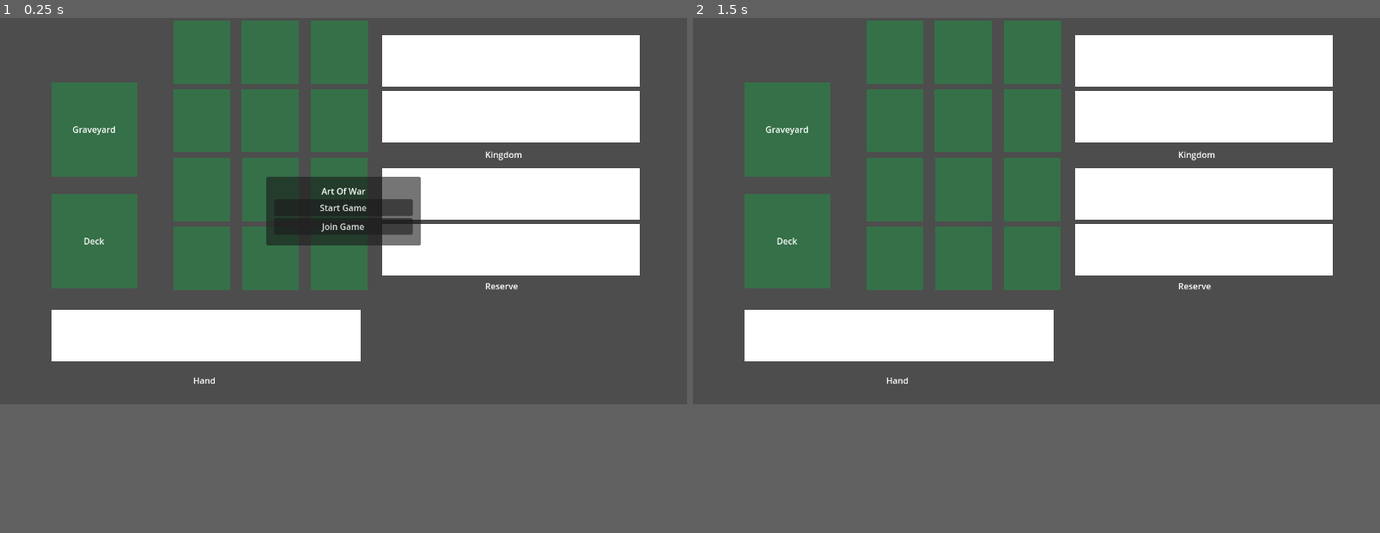
Above: before the commit, frames 1-2 (left to right).
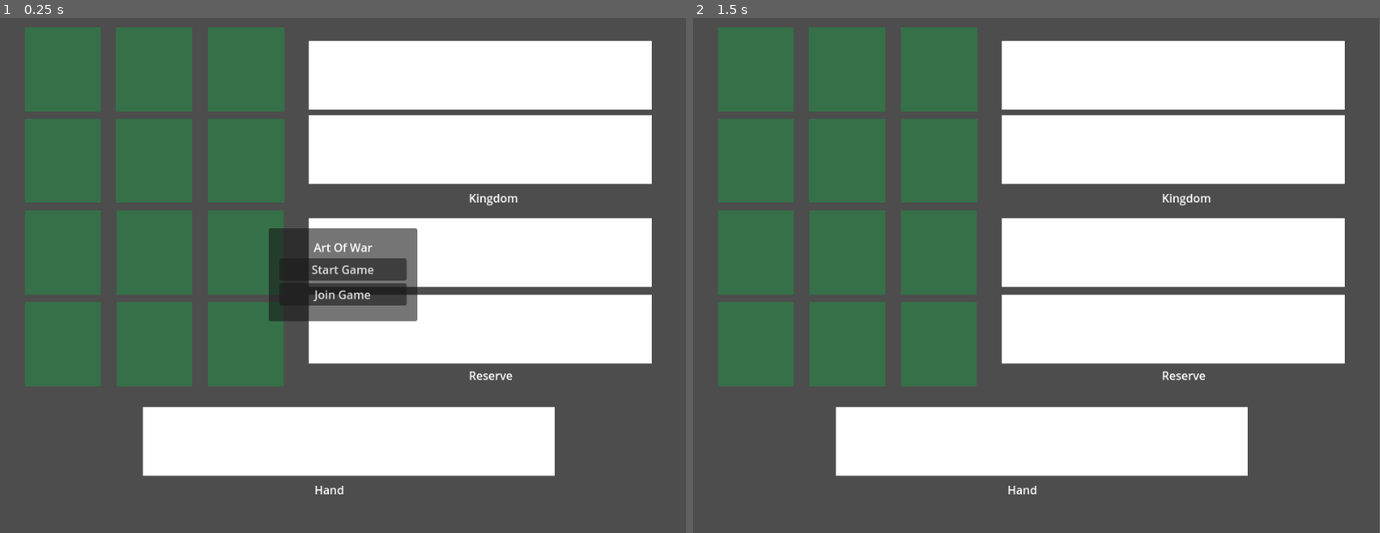
Above: after the commit, the same moments.

Repository: stfufane/Art-Of-War
Game: Godot game, scene res://screens/board.tscn
The game is run twice, just before and just after one commit, with the same random seed, the same clock (stepped at 60 frames per second) and the same inputs. Before the commit the project has no main scene; this scene is started directly in both runs.
Inputs (mouse positions are in pixels of both pictures, inside the frame that each line leads up to):
- Up to frame 1 (0.25 s): no input
- Up to frame 2 (1.5 s): click "Start Game" at 0.5 s; tap Enter at 1.25 s; move the mouse to (1187, 193) at 1.27 s; press the mouse at (1187, 193) at 1.28 s
In our replay, the window is 800x450 before the commit and 799x600 after it. These sizes can differ from the game's own. Grey fills any space a smaller window leaves; there, only what the larger window draws over its background counts as a difference.

The runs differ from the first frame. In frame 1, 46% of the frame differs, in the area x 3-95%, y 0-93%; in frame 2, 44%.

Commit message:
[States] Start a basic state machine to handle turns

Diff:
--- a/model/Game.gd
+++ b/model/Game.gd
@@ -26,23 +26,33 @@
 	CardType.UnitType.Monk: 0
 }
 
-enum States {
+enum State {
 	WAITING_FOR_PLAYER,
 	INIT_BATTLEFIELD,
 	INIT_RESERVE,
-	PLAYER_ACTION_CHOICE,
-	PLAYER_RECRUIT,
-	PLAYER_SUPPORT,
-	PLAYER_ATTACK,
-	PLAYER_ADD_TO_KINGDOM,
-	ENEMY_TURN,
-	ENEMY_SUPPORT,
-	ENEMY_ATTACK,
+	ACTION_CHOICE,
+	RECRUIT,
+	SUPPORT,
+	ATTACK,
+	FINISH_TURN,
 }
+
+const INSTRUCTIONS: Dictionary = {
+	State.WAITING_FOR_PLAYER: "Enemy is playing.",
+	State.INIT_BATTLEFIELD: "Place a unit on the battlefield.",
+	State.INIT_RESERVE: "Place a unit in your reserve.",
+	State.ACTION_CHOICE: "Choose an action.",
+	State.RECRUIT: "Recruit a unit.",
+	State.SUPPORT: "Use a unit as support.",
+	State.ATTACK: "Attack an enemy unit.",
+	State.FINISH_TURN: "Add a unit to your kingdom.",
+}
+
+var state_init_methods: Dictionary = {}
 
 var card_scene = preload("res://scenes/card.tscn")
 
-var current_state = States.WAITING_FOR_PLAYER
+var current_state = State.WAITING_FOR_PLAYER
 var player_hand: Array[Card] = []
 var picked_card: Card = null
 
@@ -50,6 +60,9 @@
 var enemy_reserve:  Array[Card] = []
 
 var player_deck: Array[CardType.UnitType] = []
+
+# A reference to the board scene to be able to call some of the methods on it.
+var board: Board = null
 
 # The local multiplayer server port
 const PORT = 1234
@@ -71,8 +84,20 @@
 	peer_id = multiplayer.get_unique_id()
 	print("Joined server with peer id: " + str(peer_id))
 
-func setup():
-	current_state = States.INIT_BATTLEFIELD
+func setup(scene_board: Board):
+	current_state = State.WAITING_FOR_PLAYER
+	board = scene_board
+	state_init_methods = {
+		State.WAITING_FOR_PLAYER: null,
+		State.INIT_BATTLEFIELD: board.init_battlefield,
+		State.INIT_RESERVE: board.init_reserve,
+		State.ACTION_CHOICE: null,
+		State.RECRUIT: null,
+		State.SUPPORT: null,
+		State.ATTACK: null,
+		State.FINISH_TURN: null,
+	}
+
 	# First build the deck with 4 of each card.
 	for _i in range(4):
 		player_deck.append(CardType.UnitType.Soldier)
@@ -95,3 +120,42 @@
 	var card_instance = card_scene.instantiate()
 	card_instance.set_unit_type(card_type)
 	return card_instance
+
+func get_next_state() -> State:
+	match current_state:
+		State.INIT_BATTLEFIELD:
+			return State.INIT_RESERVE
+		State.INIT_RESERVE:
+			return State.ACTION_CHOICE
+		# TODO Manage the multiple possible states during a player's turn.
+		State.FINISH_TURN:
+			return State.ACTION_CHOICE
+		_:
+			return State.WAITING_FOR_PLAYER
+
+func start_state(state: State, is_rpc: bool = false):
+	current_state = state
+	board.instruction.text = INSTRUCTIONS[state]
+
+	# Avoid sending RPCs to the server when the server is the one calling this function.
+	if not is_rpc:
+		set_enemy_state.rpc(State.WAITING_FOR_PLAYER)
+
+	var callback = state_init_methods[state]
+	if callback != null:
+		callback.call()
+
+# When a state is finished by the first player, the second player enters the same state.
+# When the second player finishes the state, the first player enters the next state.
+# In both cases the current player waits.
+func end_state():
+	if first_player:
+		set_enemy_state.rpc(current_state)
+	else:
+		set_enemy_state.rpc(get_next_state())
+	current_state = State.WAITING_FOR_PLAYER
+	board.instruction.text = INSTRUCTIONS[current_state]
+
+@rpc("any_peer")
+func set_enemy_state(state: State):
+	start_state(state, true)
--- a/project.godot
+++ b/project.godot
@@ -11,6 +11,7 @@
 [application]
 
 config/name="Art of war"
+run/main_scene="res://screens/board.tscn"
 config/features=PackedStringArray("4.0", "GL Compatibility")
 config/icon="res://icon.svg"
 
@@ -20,10 +21,9 @@
 
 [display]
 
-window/size/viewport_width=1280
+window/size/viewport_width=960
 window/size/viewport_height=720
 window/size/resizable=false
-window/vsync/vsync_mode=0
 
 [input]
 
--- a/scenes/battlefield.gd
+++ b/scenes/battlefield.gd
@@ -13,7 +13,7 @@
 
 func _mouse_entered(placeholder_hovered: CardPlaceholder):
 	match Game.current_state:
-		Game.States.INIT_BATTLEFIELD:
+		Game.State.INIT_BATTLEFIELD, Game.State.RECRUIT:
 			if placeholder_available(placeholder_hovered):
 				placeholder_hovered.set_text("Place card here")
 		_:
@@ -31,7 +31,7 @@
 		return
 
 	match Game.current_state:
-		Game.States.INIT_BATTLEFIELD:
+		Game.State.INIT_BATTLEFIELD, Game.State.RECRUIT:
 			# We can't put a card if there's no card in hand
 			if Game.picked_card == null:
 				return
--- a/scenes/card.tscn
+++ b/scenes/card.tscn
@@ -7,8 +7,8 @@
 anchors_preset = 0
 offset_right = 192.0
 offset_bottom = 192.0
-size_flags_horizontal = 2
-size_flags_vertical = 3
+pivot_offset = Vector2(96, 96)
+size_flags_vertical = 4
 script = ExtResource("1_ffpka")
 
 [node name="ColorRect" type="ColorRect" parent="."]
--- a/scenes/card_placeholder.gd
+++ b/scenes/card_placeholder.gd
@@ -26,6 +26,9 @@
 	current_card = new_card
 	current_card.placeholder_id = get_instance_id()
 	current_card.position.x = 0
+	# Keep this for later when there will be some graphic design
+	# if is_in_group("enemy_cards"):
+	# 	current_card.rotation_degrees = 180
 	add_child(current_card)
 
 func toggle_highlight():
--- a/scenes/player_hand.gd
+++ b/scenes/player_hand.gd
@@ -14,8 +14,8 @@
 	card.position = Vector2(x, 0)
 
 func remove_card(card: Card):
+	remove_child(card)
 	Game.player_hand.erase(card)
-	remove_child(card)
 	reorder_cards()
 
 func reorder_cards():
--- a/screens/board.gd
+++ b/screens/board.gd
@@ -10,7 +10,6 @@
 @onready var enemy_kingdom: Kingdom = $EnemyKingdom
 @onready var hand: PlayerHand = $PlayerHand
 @onready var instruction: Label = $Instruction
-@onready var deck: CardPlaceholder = $Deck
 
 func _on_start_button_pressed():
 	Game.start_server()
@@ -27,12 +26,15 @@
 	setup()
 
 func setup():
-	Game.setup()
+	Game.setup(self)
 	hand.setup()
 	battlefield.setup()
 	reserve.setup()
 	setup_kingdom()
-	start_game()
+	if Game.first_player:
+		Game.start_state(Game.State.INIT_BATTLEFIELD)
+	else:
+		instruction.text = "Waiting for the other player"
 
 func setup_kingdom():
 	# First card of the deck is put in the kingdom
@@ -42,14 +44,18 @@
 	kingdom.setup()
 	enemy_kingdom.setup()
 
-func start_game():
-	instruction.text = "Place a card on the battlefield"
+func init_battlefield():
+	print("Init battlefield")
 	for card in Game.player_hand:
 		card.connect("card_clicked", _hand_card_selected)
 	battlefield.connect("card_added", _card_added_on_battlefield)
-	deck.connect("card_placeholder_clicked", _deck_clicked)
+
+func init_reserve():
+	for card in Game.player_hand:
+		card.connect("card_clicked", _reserve_card_selected)
 
 func _hand_card_selected(card_id: int):
+	print("Selected card from hand")
 	var card: Card = instance_from_id(card_id)
 	# If a card had already been selected, put it back in the hand
 	if Game.picked_card != null:
@@ -64,11 +70,7 @@
 	for card in Game.player_hand:
 		card.disconnect("card_clicked", _hand_card_selected)
 	battlefield.disconnect("card_added", _card_added_on_battlefield)
-
-	Game.current_state = Game.States.INIT_RESERVE
-	instruction.text = "Place a card in your reserve"
-	for card in Game.player_hand:
-		card.connect("card_clicked", _reserve_card_selected)
+	Game.end_state()
 
 func _reserve_card_selected(card_id: int):
 	var card: Card = instance_from_id(card_id)
@@ -77,25 +79,11 @@
 	hand.remove_card(card)
 	reserve.add_card(card)
 	add_card_to_enemy_reserve.rpc(card.unit_type)
-
-	Game.current_state = Game.States.PLAYER_ACTION_CHOICE
-	instruction.text = "Ready to start your turn"
-
-func _deck_clicked(_placeholder_id: int):
-	if Game.current_state != Game.States.PLAYER_ACTION_CHOICE:
-		return
-	if Game.player_deck.is_empty():
-		return
-
-	Game.draw_card()
-	hand.add_card(Game.player_hand.back())
-	Game.current_state = Game.States.ENEMY_TURN
-	instruction.text = "Enemy turn"
+	Game.end_state()
 
 ###
 # Network actions that are called to reflect local actions on the enemy board
 ###
-
 @rpc("any_peer")
 func add_card_to_enemy_reserve(unit_type: CardType.UnitType):
 	enemy_reserve.add_card(Game.get_card_instance(unit_type))
--- a/screens/board.tscn
+++ b/screens/board.tscn
@@ -18,58 +18,54 @@
 
 [node name="Battlefield" parent="." instance=ExtResource("2_mg76x")]
 layout_mode = 1
-offset_left = -136.0
-offset_right = -136.0
+offset_left = -264.0
+offset_top = 8.0
+offset_right = -264.0
+offset_bottom = 8.0
 size_flags_horizontal = 0
 
 [node name="PlayerHand" parent="." instance=ExtResource("3_u2ksf")]
 layout_mode = 0
-offset_left = 96.0
+offset_left = 200.0
 offset_top = 544.0
-offset_right = 1248.0
+offset_right = 1352.0
 offset_bottom = 736.0
 scale = Vector2(0.5, 0.5)
 
 [node name="HandLabel" type="Label" parent="."]
 layout_mode = 0
-offset_left = 360.0
-offset_top = 664.0
-offset_right = 402.0
-offset_bottom = 690.0
+offset_left = 440.0
+offset_top = 648.0
+offset_right = 482.0
+offset_bottom = 674.0
 text = "Hand"
 
 [node name="Reserve" parent="." instance=ExtResource("4_mb6ut")]
 layout_mode = 0
-offset_left = 712.0
-offset_top = 384.0
-offset_right = 1672.0
-offset_bottom = 576.0
+offset_left = 432.0
+offset_top = 387.0
+offset_right = 1392.0
+offset_bottom = 579.0
 scale = Vector2(0.5, 0.5)
 
 [node name="EnemyReserve" parent="." instance=ExtResource("4_mb6ut")]
-offset_left = 712.0
+offset_left = 432.0
 offset_top = 32.0
-offset_right = 1672.0
+offset_right = 1392.0
 offset_bottom = 224.0
 scale = Vector2(0.5, 0.5)
 is_enemy = true
 
 [node name="ReserveLabel" type="Label" parent="."]
 layout_mode = 0
-offset_left = 904.0
+offset_left = 656.0
 offset_top = 488.0
-offset_right = 966.0
+offset_right = 718.0
 offset_bottom = 514.0
 text = "Reserve"
 
-[node name="Deck" parent="." instance=ExtResource("5_brr7o")]
-offset_left = 80.0
-offset_top = 320.0
-offset_right = 80.0
-offset_bottom = 320.0
-label_text = "Deck"
-
 [node name="Graveyard" parent="." instance=ExtResource("5_brr7o")]
+visible = false
 offset_left = 80.0
 offset_top = 112.0
 offset_right = 80.0
@@ -77,35 +73,35 @@
 label_text = "Graveyard"
 
 [node name="Kingdom" parent="." instance=ExtResource("6_oavws")]
-offset_left = 712.0
+offset_left = 432.0
 offset_top = 280.0
-offset_right = 1672.0
+offset_right = 1392.0
 offset_bottom = 472.0
 scale = Vector2(0.5, 0.5)
 
 [node name="EnemyKingdom" parent="." instance=ExtResource("6_oavws")]
-offset_left = 712.0
+offset_left = 432.0
 offset_top = 136.0
-offset_right = 1672.0
+offset_right = 1392.0
 offset_bottom = 328.0
 scale = Vector2(0.5, 0.5)
 is_enemy = true
 
 [node name="KingdomLabel" type="Label" parent="."]
 layout_mode = 0
-offset_left = 904.0
-offset_top = 243.0
-offset_right = 973.0
-offset_bottom = 269.0
+offset_left = 656.0
+offset_top = 240.0
+offset_right = 725.0
+offset_bottom = 266.0
 text = "Kingdom
 "
 
 [node name="Instruction" type="Label" parent="."]
 layout_mode = 0
-offset_left = 712.0
-offset_top = 560.0
-offset_right = 1192.0
-offset_bottom = 624.0
+offset_left = 200.0
+offset_top = 674.0
+offset_right = 776.0
+offset_bottom = 712.0
 
 [node name="CanvasLayer" type="CanvasLayer" parent="."]
 
@@ -113,9 +109,9 @@
 anchors_preset = 15
 anchor_right = 1.0
 anchor_bottom = 1.0
-offset_left = 496.0
-offset_top = 296.0
-offset_right = -496.0
+offset_left = 376.0
+offset_top = 294.0
+offset_right = -376.0
 offset_bottom = -296.0
 grow_horizontal = 2
 grow_vertical = 2
